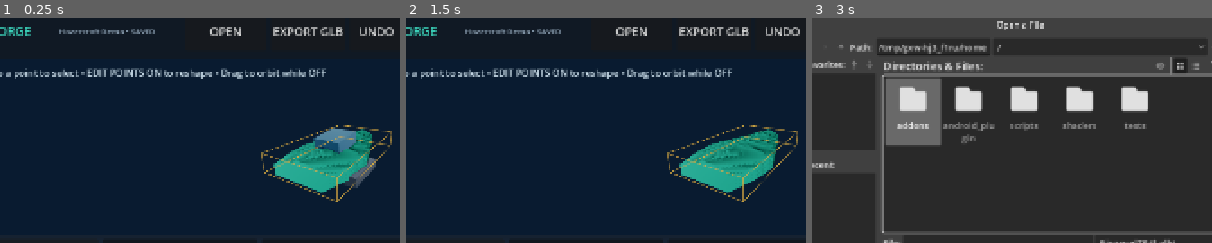
Above: before the commit, frames 1-3 (left to right).
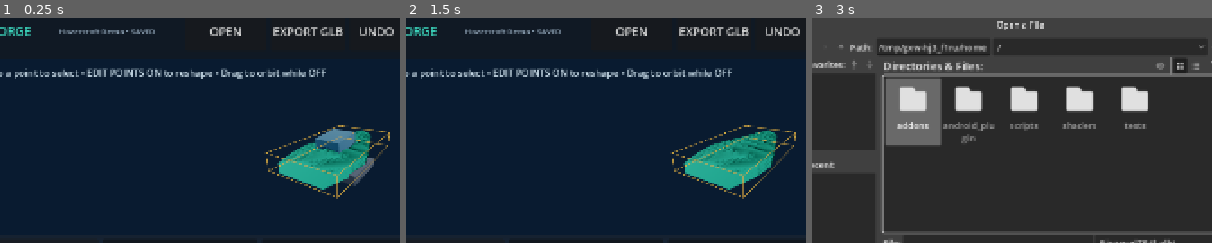
Above: after the commit, the same moments.

Repository: tpylman90-ctrl/Model-forge
Game: Godot game, scene res://main.tscn
Two runs of this game, one before a commit and one after it. Both use one fixed random seed, a clock stepped at 60 frames per second and the inputs below.
Inputs (mouse positions are % of the whole screen's width and height, from its top left):
- Up to frame 1 (0.25 s): no input
- Up to frame 2 (1.5 s): click (27, 66) at 0.52 s; type "12" at 0.6 s; click "SOLO" at 1.25 s
- Up to frame 3 (3 s): click "SOLO" at 2 s; click "OPEN" at 2.75 s
The pictures show only the part of the screen within x 8-58%, y 2-52%; the shares and areas given below are measured in that part.

The runs differ from the first frame. In frame 1, 2.6% of the frame differs, in the area x 65-98%, y 47-82%; in frame 2, 2.4%; in frame 3, nothing differs.

Commit message:
Fit imported GLBs tightly by projected bounds and make studio light-sweep buttons work in textured view

Diff:
--- a/scripts/main.gd
+++ b/scripts/main.gd
@@ -451,7 +451,7 @@
     contrast_row.add_child(texture_detail_slider)
     _button(contrast_row, "SOFTER", func(): _nudge_texture_detail(-0.15))
     _button(contrast_row, "MORE DEPTH", func(): _nudge_texture_detail(0.15))
-    _label(contrast_row, "Changes editor lighting only, not the GLB's real materials.", 16, MUTED)
+    _label(contrast_row, "HDR softbox reflections + filmic tone; tap LIGHT ◀/▶ to sweep reflections; original GLB materials stay unchanged.", 16, MUTED)
 
     # Files: clear separation between a private working draft and exported GLB.
     var file_row := _mobile_row(tool_panels[4])
@@ -847,10 +847,11 @@
     clay_light_angle = wrapf(clay_light_angle + delta, -PI, PI)
     if clay_material != null:
         clay_material.set_shader_parameter("light_azimuth", clay_light_angle)
-    if not clay_enabled:
-        _notify("Turn on CLAY to view the light sweep.")
-    else:
-        _notify("Clay key light: %.0f°" % rad_to_deg(clay_light_angle))
+    if studio_key != null:
+        studio_key.rotation_degrees.y = 35.0 + rad_to_deg(clay_light_angle - 0.45)
+    if studio_rim != null:
+        studio_rim.rotation_degrees.y = 150.0 + rad_to_deg(clay_light_angle - 0.45)
+    _notify("Clay light sweep: %.0f°" % rad_to_deg(clay_light_angle) if clay_enabled else "Studio light rotated • inspect shifting hood and canopy highlights")
 
 func _set_clay(enabled: bool) -> void:
     if clay_enabled == enabled:
@@ -1984,24 +1985,34 @@
 func _frame_model() -> void:
     if mesh_nodes.is_empty():
         return
-    var bounds := AABB()
-    var found := false
-    for instance in mesh_nodes:
-        var local_bounds: AABB = instance.get_aabb()
+    # World-space bounds include every independently transformed part.
+    var bounds: AABB = _part_world_bounds(mesh_nodes)
+    orbit_center = bounds.get_center()
+    # Update camera orientation first, then fit to its *projected* x/y extents.
+    # Bounding-box diagonal * 1.15 left long low cars tiny in the viewport.
+    _update_camera()
+    var viewport_dimensions: Vector2 = Vector2(scene_view.size)
+    var aspect: float = maxf(viewport_dimensions.x / maxf(viewport_dimensions.y, 1.0), 0.35)
+    var tangent_y: float = tan(deg_to_rad(camera.fov) * 0.5)
+    var tangent_x: float = tangent_y * aspect
+    var orientation: Basis = camera.global_transform.basis
+    var needed: float = 0.35
+    for part in mesh_nodes:
+        if not is_instance_valid(part) or part.mesh == null:
+            continue
+        var box: AABB = part.get_aabb()
         for x in [0.0, 1.0]:
             for y in [0.0, 1.0]:
                 for z in [0.0, 1.0]:
-                    var corner: Vector3 = instance.to_global(local_bounds.position + local_bounds.size * Vector3(x, y, z))
-                    if not found:
-                        bounds = AABB(corner, Vector3.ZERO)
-                        found = true
-                    else:
-                        bounds = bounds.expand(corner)
-    if found:
-        orbit_center = bounds.get_center()
-        orbit_distance = clampf(bounds.size.length() * 1.15, 2.0, 900.0)
-        _update_camera()
-        _update_marker()
+                    var pos: Vector3 = part.to_global(box.position + box.size * Vector3(x, y, z)) - orbit_center
+                    var projected_x: float = pos.dot(orientation.x)
+                    var projected_y: float = pos.dot(orientation.y)
+                    var projected_z: float = pos.dot(orientation.z)
+                    needed = maxf(needed, projected_z + absf(projected_x) / tangent_x)
+                    needed = maxf(needed, projected_z + absf(projected_y) / tangent_y)
+    orbit_distance = clampf(needed * 1.18, 0.50, 900.0)
+    _update_camera()
+    _update_marker()
 
 func _update_camera() -> void:
     orbit_pitch = clampf(orbit_pitch, -1.40, 1.40)
